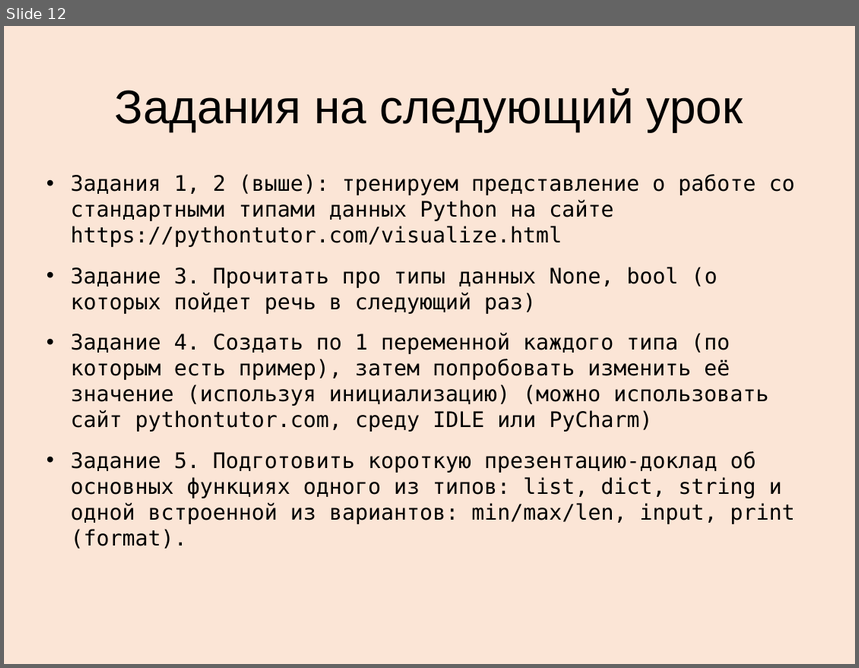
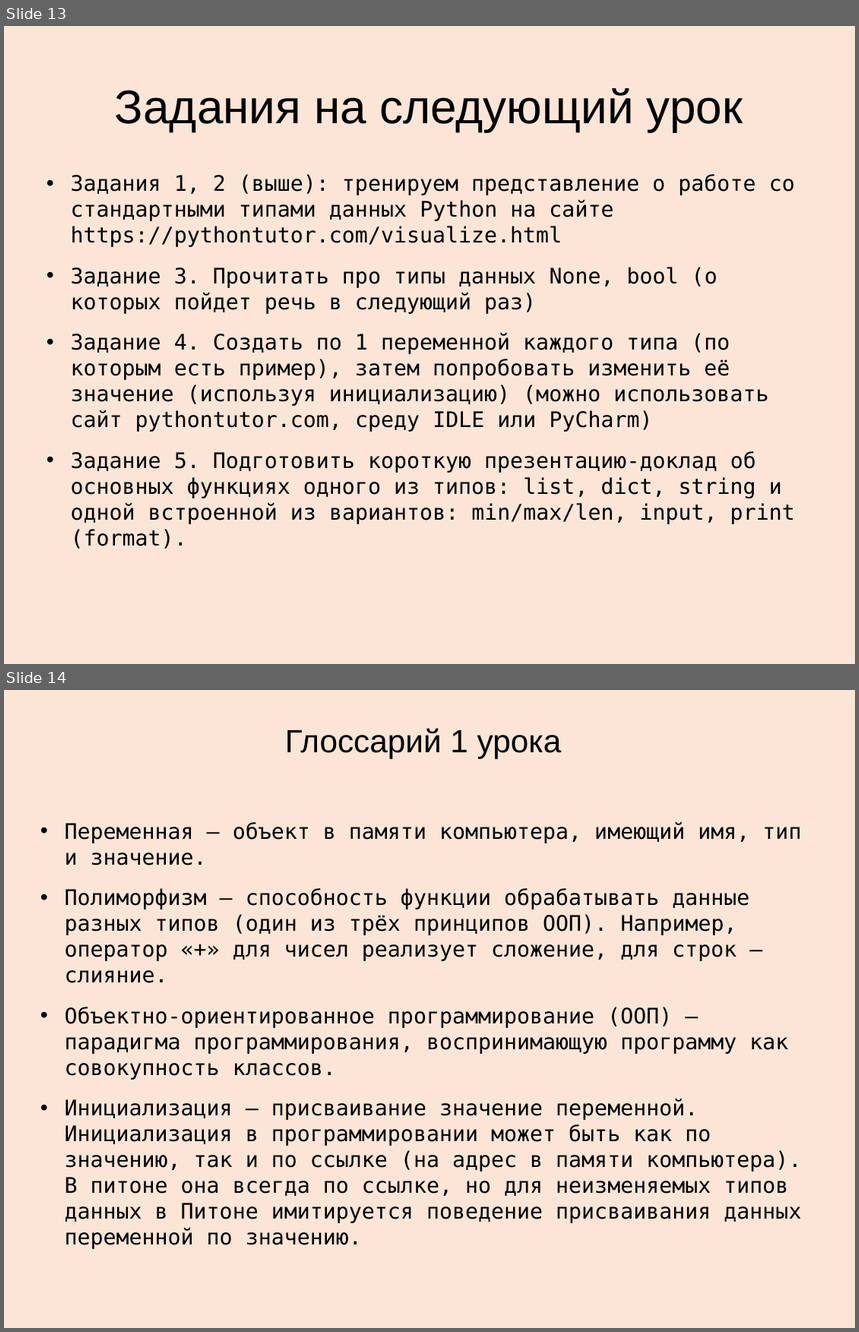
Before and after one commit to Lisovsa/PythonCourse, a slide deck: Lectures/Lesson 1. Types and functions in general..ppt. Shown one above the other, each under a label of ours: slide 12 before the commit, slides 13 and 14 after it. The pictures are 859x668 and 859x1332 pixels, drawn with LibreOffice and Linux fonts; fonts in the diff are those of the drawing. Boxes give left, top, right and bottom in pixels: in the first picture for what was removed or moved away, otherwise in the second. Text is boxed around its words. In the diff, an @@ line names an element or a change of style, - is before the commit and + after.

```diff
--- a/Lectures/Lesson 1. Types and functions in general..ppt
+++ b/Lectures/Lesson 1. Types and functions in general..ppt
@@ slide 14 added at <box>4,690,855,1328</box>, background #FBE5D6 @@
@@ title added at <box>285,728,562,758</box>, 30 pt, text #000000 @@
+Глоссарий 1 урока
@@ subtitle added at <box>65,821,801,1249</box>, 20 pt, text #000000 @@
+• Переменная – объект в памяти компьютера, имеющий имя, тип и значение.
+• Полиморфизм – способность функции обрабатывать данные разных типов (один из трёх принципов ООП). Например, оператор «+» для чисел реализует сложение, для строк – слияние.
+• Объектно-ориентированное программирование (ООП) – парадигма программирования, воспринимающую программу как совокупность классов.
+• Инициализация – присваивание значение переменной. Инициализация в программировании может быть как по значению, так и по ссылке (на адрес в памяти компьютера). В питоне она всегда по ссылке, но для неизменяемых типов данных в Питоне имитируется поведение присваивания данных переменной по значению.
@@ what was slide 12 is now slide 13 @@
```
Also in this commit, not shown: 3 slides changed, 2 other slides added, 11 other files.
